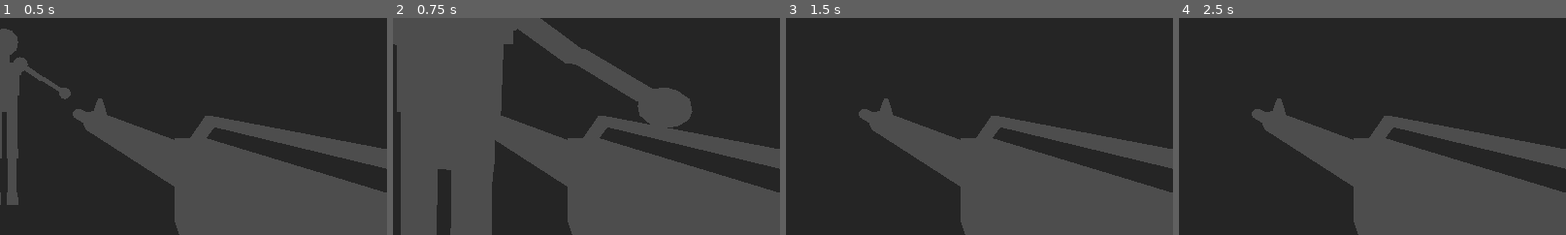
Above: before the commit, frames 1-4 (left to right).
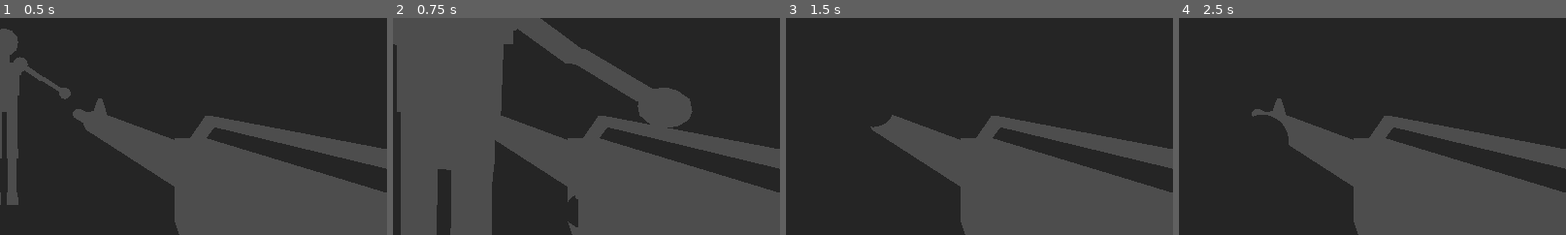
Above: after the commit, the same moments.

Repository: PrestonBrown1/3D-Game
Game: Godot game, scene res://game.tscn
Same seed, same stepped clock (60 frames per second), same inputs: the game is played once before the commit and once after it.
Inputs (mouse positions are % of the whole screen's width and height, from its top left):
- Up to frame 1 (0.5 s): no input
- Up to frame 2 (0.75 s): move the mouse to (49, 52) at 0.52 s; hold W (Forward) from 0.53 s (still down); click (49, 52) at 0.6 s
- Up to frame 3 (1.5 s): keep holding W (Forward); tap Space (Jump) at 0.77 s; move the mouse to (57, 51) at 1.27 s; click (57, 51) at 1.35 s
- Up to frame 4 (2.5 s): keep holding W (Forward); tap Space (Jump) at 1.52 s; tap Enter at 2 s; move the mouse to (42, 49) at 2.02 s; click (42, 49) at 2.1 s
The pictures show only the part of the screen within x 50-99%, y 37-86%; the shares and areas given below are measured in that part.

Frame 1 is identical in both runs. In frame 2, 0.3% of the frame differs, in the area x 45-48%, y 81-97%; in frame 3, 0.6%, in the area x 18-28%, y 37-51%; in frame 4, 0.6%.

Commit message:
Adding Bullets, Shooting, and Score

Diff:
--- /dev/null
+++ b/Bullet.gd
@@ -0,0 +1,21 @@
+extends Node3D
+var player
+
+# Called when the node enters the scene tree for the first time.
+func _ready():
+	player = get_node("/root/Game/Player")
+
+
+# Called every frame. 'delta' is the elapsed time since the previous frame.
+func _process(delta):
+	pass
+
+
+func _on_area_3d_body_entered(body):
+	if body.get_class() == "CharacterBody3D":
+		body.damage(10)
+		queue_free()
+
+
+func _on_timer_timeout():
+	queue_free()
--- a/Enemy/enemy.gd
+++ b/Enemy/enemy.gd
@@ -5,6 +5,7 @@
 const JUMP_VELOCITY = 4.5
 var player
 var following
+var health
 
 # Get the gravity from the project settings to be synced with RigidBody nodes.
 var gravity = ProjectSettings.get_setting("physics/3d/default_gravity")
@@ -12,6 +13,7 @@
 func _ready():
 	player = get_node("/root/Game/Player")
 	following = false
+	health = 100
 
 
 func _physics_process(delta):
@@ -70,3 +72,10 @@
 		body.health -= 10
 		if body.health < 0:
 			body.queue_free()
+
+func damage(d):
+	var global = get_node("/root/Global")
+	health -= d
+	if health <= 0:
+		global.addScore(10)
+		queue_free()
--- /dev/null
+++ b/Player/bullet.tscn
@@ -0,0 +1,27 @@
+[gd_scene load_steps=4 format=3 uid="uid://dwgcm6t2vcjos"]
+
+[ext_resource type="Script" path="res://Bullet.gd" id="1_whh1k"]
+
+[sub_resource type="SphereMesh" id="SphereMesh_1vlmd"]
+
+[sub_resource type="SphereShape3D" id="SphereShape3D_3smwe"]
+
+[node name="Bullet" type="Node3D"]
+script = ExtResource("1_whh1k")
+
+[node name="MeshInstance3D" type="MeshInstance3D" parent="."]
+transform = Transform3D(0.1, 0, 0, 0, 0.1, 0, 0, 0, 0.1, 0, 0, 0)
+mesh = SubResource("SphereMesh_1vlmd")
+
+[node name="Area3D" type="Area3D" parent="MeshInstance3D"]
+
+[node name="CollisionShape3D" type="CollisionShape3D" parent="MeshInstance3D/Area3D"]
+shape = SubResource("SphereShape3D_3smwe")
+
+[node name="Timer" type="Timer" parent="."]
+wait_time = 3.0
+one_shot = true
+autostart = true
+
+[connection signal="body_entered" from="MeshInstance3D/Area3D" to="." method="_on_area_3d_body_entered"]
+[connection signal="timeout" from="Timer" to="." method="_on_timer_timeout"]
--- a/Player/player.gd
+++ b/Player/player.gd
@@ -6,6 +6,7 @@
 var MOUSE_SENSITIVITY = .01
 var MOUSE_RANGE = 1
 var health
+var bullet
 
 # Get the gravity from the project settings to be synced with RigidBody nodes.
 var gravity = ProjectSettings.get_setting("physics/3d/default_gravity")
@@ -13,6 +14,7 @@
 func _ready():
 	Input.mouse_mode = Input.MOUSE_MODE_CAPTURED
 	health = 100
+	bullet = load("res://Player/bullet.tscn")
 
 func _unhandled_input(event):
 	# if the mouse has moved
@@ -45,3 +47,15 @@
 		velocity.z = move_toward(velocity.z, 0, SPEED)
 
 	move_and_slide()
+
+	#Handling Shooting
+	if Input.is_action_just_pressed("Shoot"):
+		var projectiles = get_node("/root/Game/Projectiles")
+		var newBullet = bullet.instantiate()
+		newBullet.global_position = $Camera3D/BulletPos.global_position
+		projectiles.add_child(newBullet)
+
+func damage(d):
+	health -= d
+	if health <= 0:
+		queue_free()
--- a/Player/player.tscn
+++ b/Player/player.tscn
@@ -16,3 +16,6 @@
 
 [node name="Gun2" parent="Camera3D" instance=ExtResource("2_6b2gb")]
 transform = Transform3D(-3.0598e-08, 0, 0.7, 0, 0.7, 0, -0.7, 0, -3.0598e-08, 0.4, -0.2, 0)
+
+[node name="BulletPos" type="Node3D" parent="Camera3D"]
+transform = Transform3D(1, 0, 0, 0, 1, 0, 0, 0, 1, 0.401725, -0.202777, -1.50432)
--- a/game.tscn
+++ b/game.tscn
@@ -19,3 +19,5 @@
 [node name="LevelContainer" type="Node3D" parent="."]
 
 [node name="Level1" parent="LevelContainer" instance=ExtResource("2_jwf7o")]
+
+[node name="Projectiles" type="Node3D" parent="."]
--- a/global.gd
+++ b/global.gd
@@ -9,3 +9,6 @@
 # Called every frame. 'delta' is the elapsed time since the previous frame.
 func _process(delta):
 	pass
+
+func addScore(s):
+	score += s
--- a/project.godot
+++ b/project.godot
@@ -51,3 +51,8 @@
 "events": [Object(InputEventKey,"resource_local_to_scene":false,"resource_name":"","device":-1,"window_id":0,"alt_press …(182 unchanged characters)…
 ]
 }
+Shoot={
+"deadzone": 0.5,
+"events": [Object(InputEventMouseButton,"resource_local_to_scene":false,"resource_name":"","device":-1,"window_id":0,"alt_pressed":false,"shift_pressed":false,"ctrl_pressed":false,"meta_pressed":false,"button_mask":1,"position":Vector2(101, 11),"global_position":Vector2(105, 54),"factor":1.0,"button_index":1,"canceled":false,"pressed":true,"double_click":false,"script":null)
+]
+}
